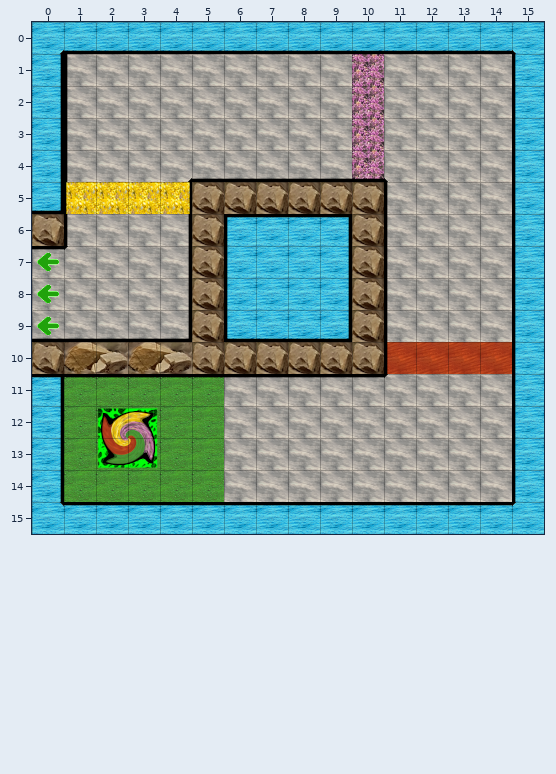
Two states of a Tiled map, assets/tile/level3.tmx. The picture above is the old version.
Cells are 32x32 px. Shown: x 0..15, y 0..15.
New version:
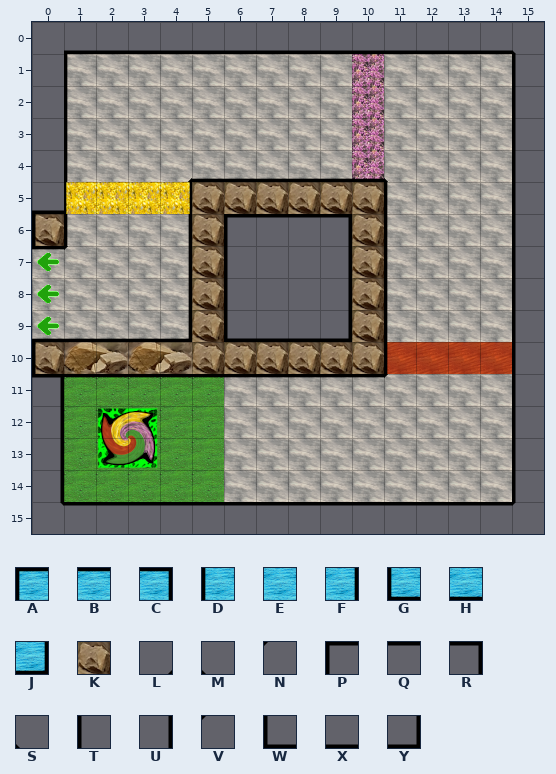
Key: from "ground_set": A 0, B 1, C 2, D 16, E 17, F 18, G 32, H 33, J 34, K 54, L 100, M 101, N 117, P 192, Q 193, R 194, S 196, T 208, U 210, V 212, W 224, X 225, Y 226.
_ is an empty cell, # one hidden under a higher layer.
Change:
Layer "bottom":
y 0: x 0..15 E##############E -> ________________
y 1..5: x 0 # -> _; x 15 # -> _
y 6: x 0 # -> K; x 6..9 ABBC -> ____; x 15 # -> _
y 7..8: x 6..9 DEEF -> ____; x 15 # -> _
y 9: x 6..9 GHHJ -> ____; x 15 # -> _
y 10: x 0 # -> K; x 15 # -> _
y 11: x 0 C -> _; x 15 # -> _
y 12..14: x 0 F -> _; x 15 # -> _
y 15: x 0..15 E##############E -> ________________
Layer "surface":
y 0: x 0..15 LHHHHHHHHHHHHHHM -> _XXXXXXXXXXXXXXS
y 1..4: x 0 F -> _; x 15 D -> T
y 5: x 0 J -> X; x 15 D -> T
y 6: x 0 K -> T; x 6..9 ____ -> PQQR; x 15 D -> T
y 7..8: x 6 _ -> T; x 9 _ -> U; x 15 D -> T
y 9: x 6..9 ____ -> WXXY; x 15 D -> T
y 10: x 0 K -> T; x 15 D -> T
y 11: x 0 _ -> R; x 15 D -> T
y 12..14: x 0 _ -> U; x 15 D -> T
y 15: x 1..15 BBBBBBBBBBBBBBN -> QQQQQQQQQQQQQQV
Where, in picture pixels (left, top, right, bottom), the same in both pictures:
changed: (32, 22, 544, 534)
